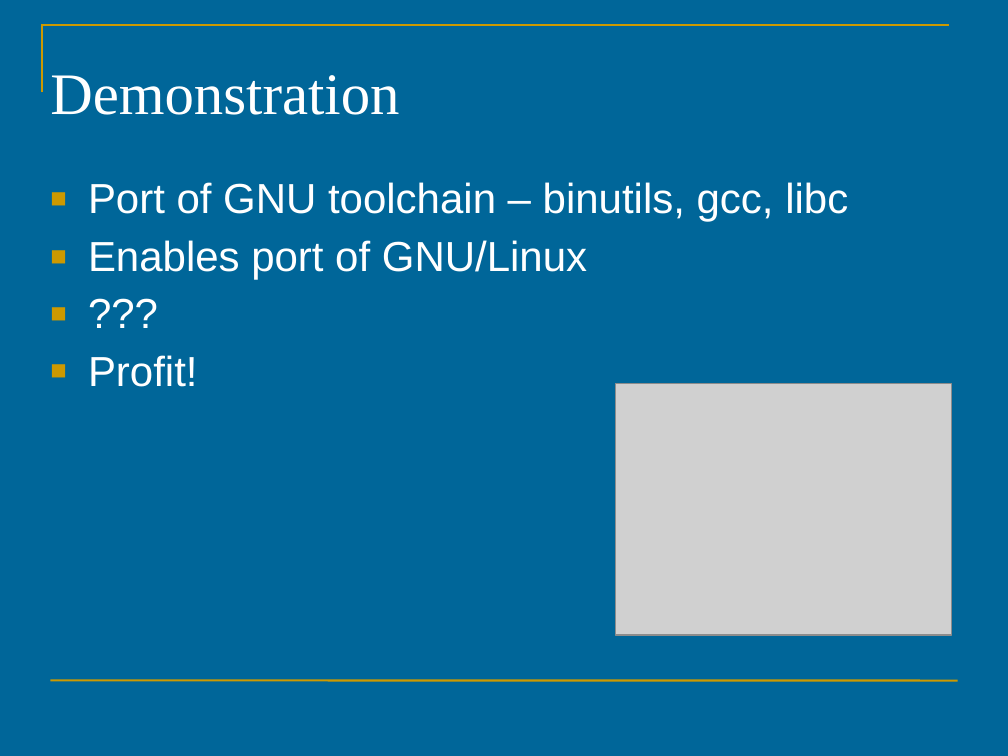
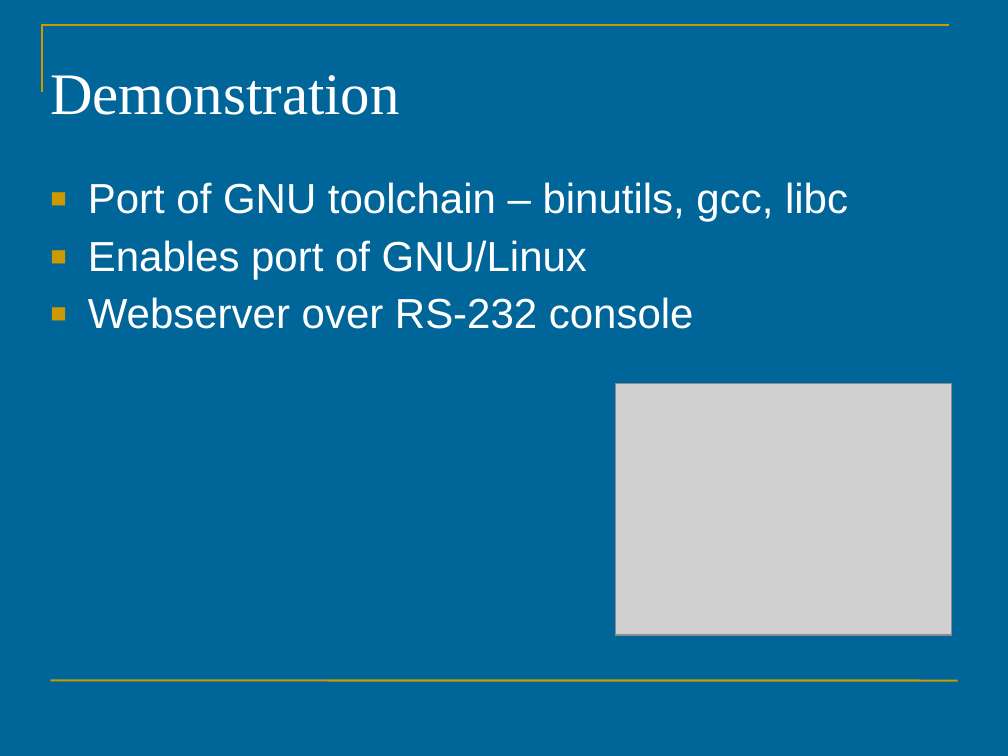
Before and after one commit to maikmerten/hmc-mips, a slide deck: slide 9 of uoa/doc/proposal-seminar.ppt. Drawn at 1008x756 pixels with LibreOffice and Linux fonts; fonts in the diff are those of the drawing; grey boxes stand for pictures. Boxes give left, top, right and bottom in pixels: in the first picture for what was removed or moved away, otherwise in the second. Text is boxed around its words. In the diff, an @@ line names an element or a change of style, - is before the commit and + after.

```diff
--- a/uoa/doc/proposal-seminar.ppt
+++ b/uoa/doc/proposal-seminar.ppt
@@ text at [88,297,694,329]: text changed @@
-■ ???
-■ Profit!
+■ Webserver over RS-232 console
```
Also in this commit, not shown: 1 other file.
